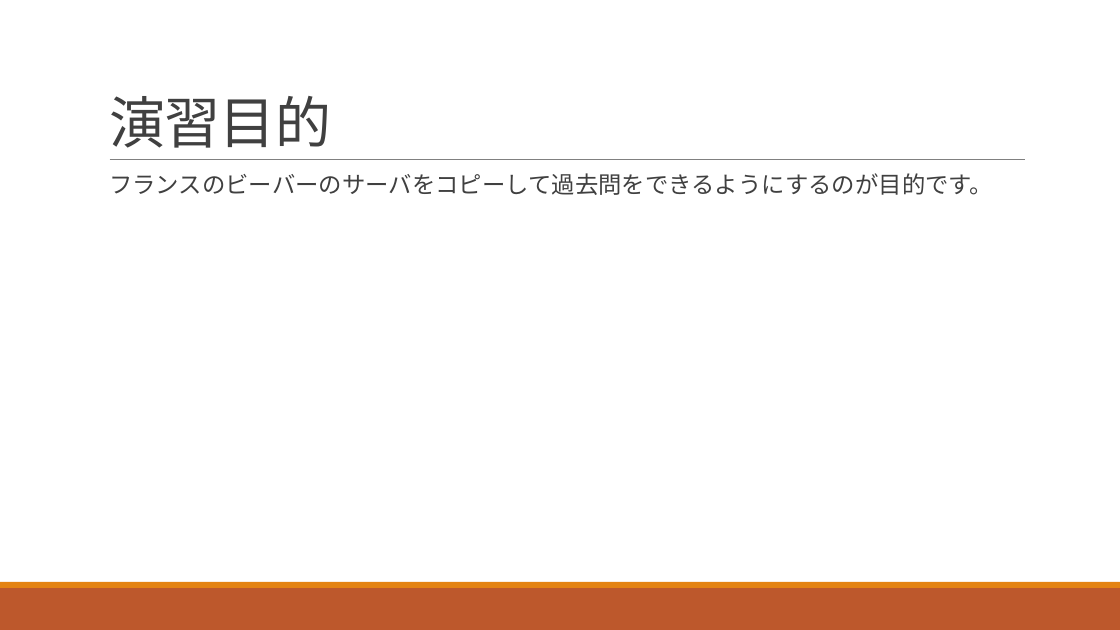
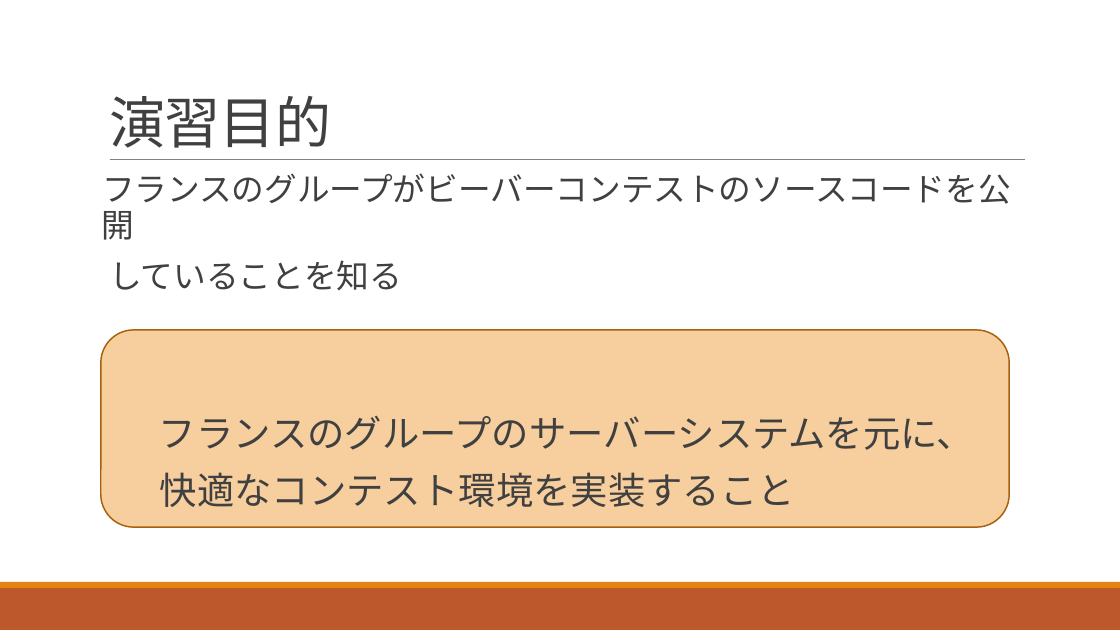
Before and after one commit to BebrasTeam/Bebras-Share, a slide deck: slide 6 of 中間発表/ビーバー中間発表.pptx. Drawn at 1120x630 pixels with LibreOffice and Linux fonts; fonts in the diff are those of the drawing. Boxes give left, top, right and bottom in pixels: in the first picture for what was removed or moved away, otherwise in the second. Text is boxed around its words. In the diff, an @@ line names an element or a change of style, - is before the commit and + after.

```diff
--- a/中間発表/ビーバー中間発表.pptx
+++ b/中間発表/ビーバー中間発表.pptx
@@ text at (101, 173, 1011, 507): text changed; size 20 to 32 pt @@
-  フランスのビーバーのサーバをコピーして過去問をできるようにするのが目的です。
+  フランスのグループがビーバーコンテストのソースコードを公開
+  していることを知る
+フランスのグループのサーバーシステムを元に、
+快適なコンテスト環境を実装すること
@@ rounded rectangle added at (101, 330, 1009, 528), fill #F7CE9D, outline #A9610D 1.25 pt @@
```
Also in this commit, not shown: 2 other slides changed, 5 other files.
